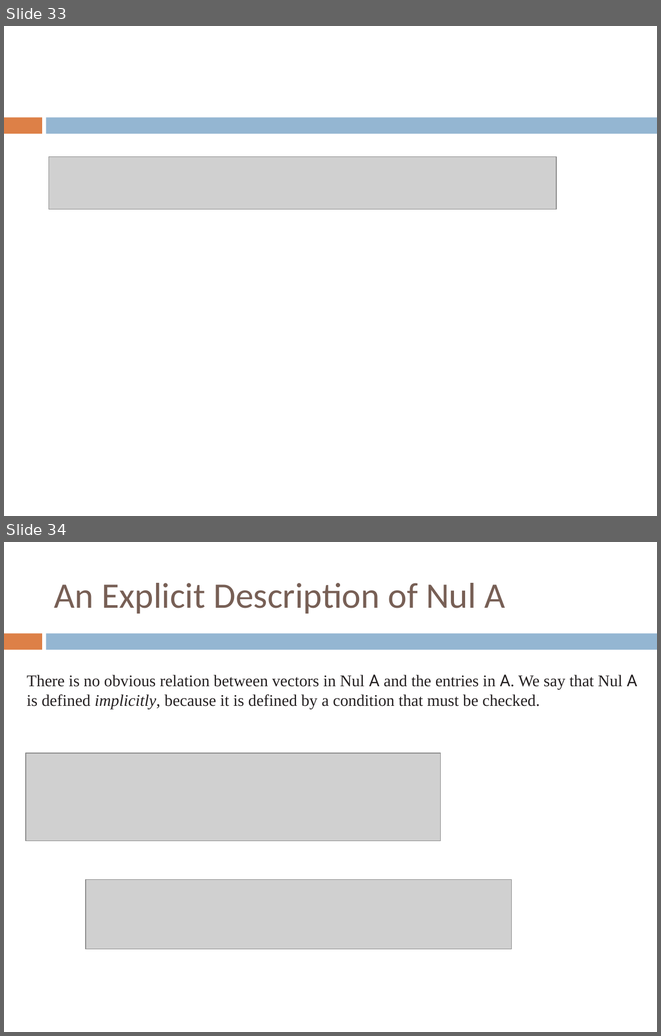
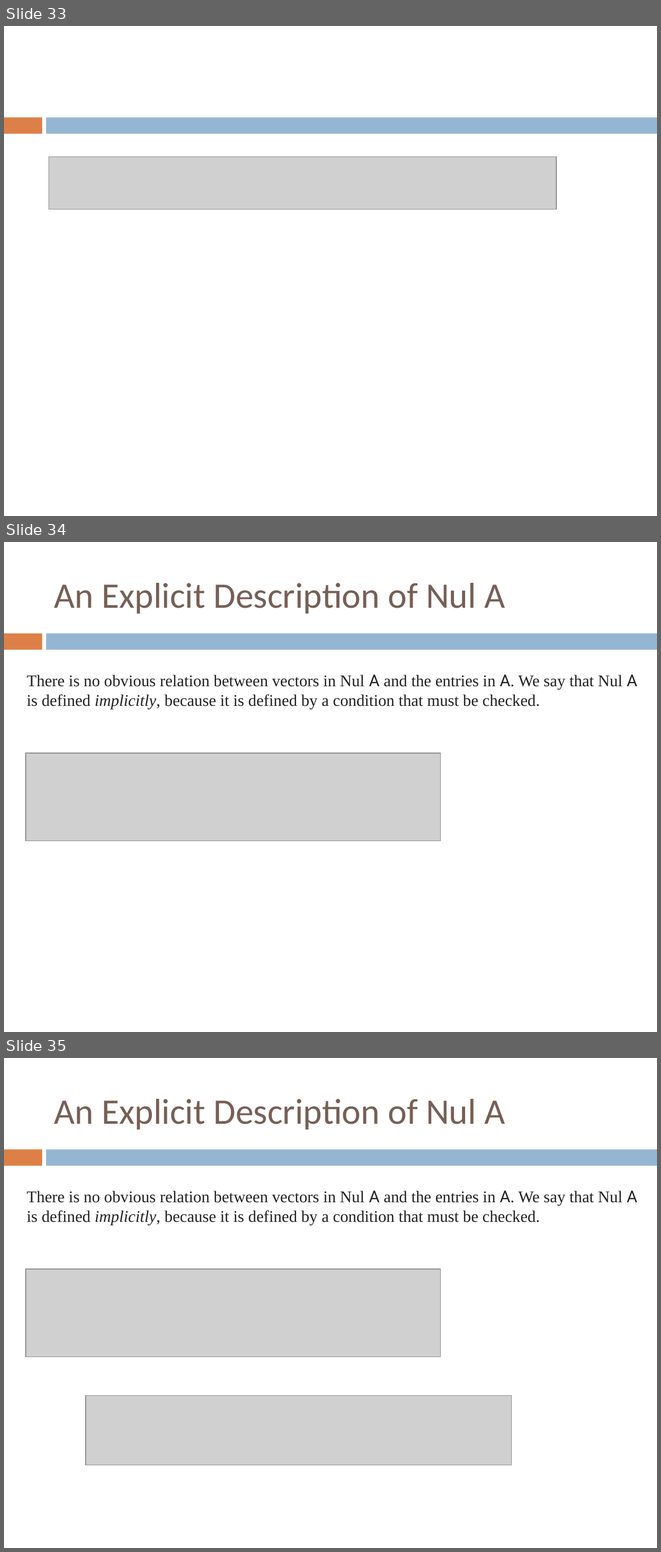
Before and after one commit to AUT-CE-Archive/AUT-CE-LA, a slide deck: Slides/4 - vector space.pptx. Shown one above the other, each under a label of ours: slides 33 and 34 before the commit, slides 33, 34 and 35 after it. The pictures are 661x1036 and 661x1552 pixels, drawn with LibreOffice and Linux fonts; fonts in the diff are those of the drawing; grey boxes stand for pictures. Boxes give left, top, right and bottom in pixels: in the first picture for what was removed or moved away, otherwise in the second. Text is boxed around its words. In the diff, an @@ line names an element or a change of style, - is before the commit and + after.

```diff
--- a/Slides/4 - vector space.pptx
+++ b/Slides/4 - vector space.pptx
@@ slide 34 added at bbox=[4, 542, 657, 1032], background #FFFFFF; not listed: 2 template elements that a slide beside it also shows @@
@@ title added at bbox=[54, 583, 505, 614], 39.6 pt, text #775F55 @@
+An Explicit Description of Nul A
@@ text added at bbox=[27, 674, 637, 709], 18 pt, text #242021 @@
+There is no obvious relation between vectors in Nul A and the entries in A. We say that Nul A is defined implicitly, because it is defined by a condition that must be checked.
@@ picture added at bbox=[26, 753, 440, 840] @@
@@ what was slide 34 is now slide 35 @@
```
Also in this commit, not shown: 18 other slides added, 1 slide removed, 1 other file.
